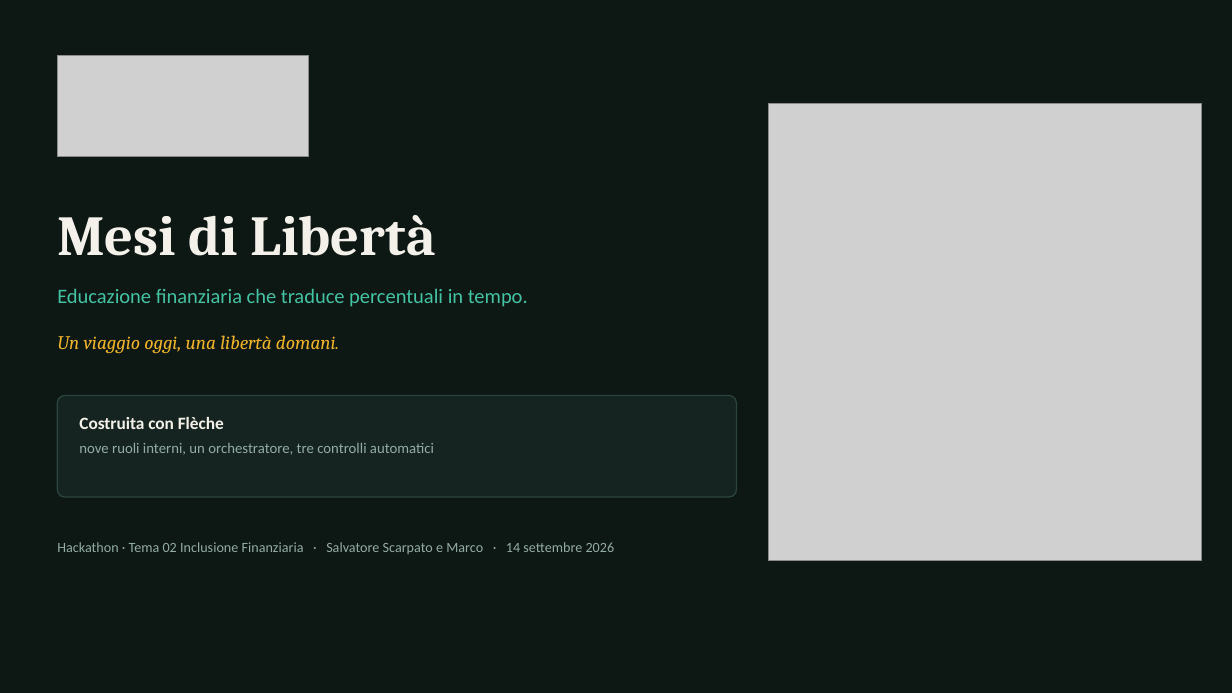
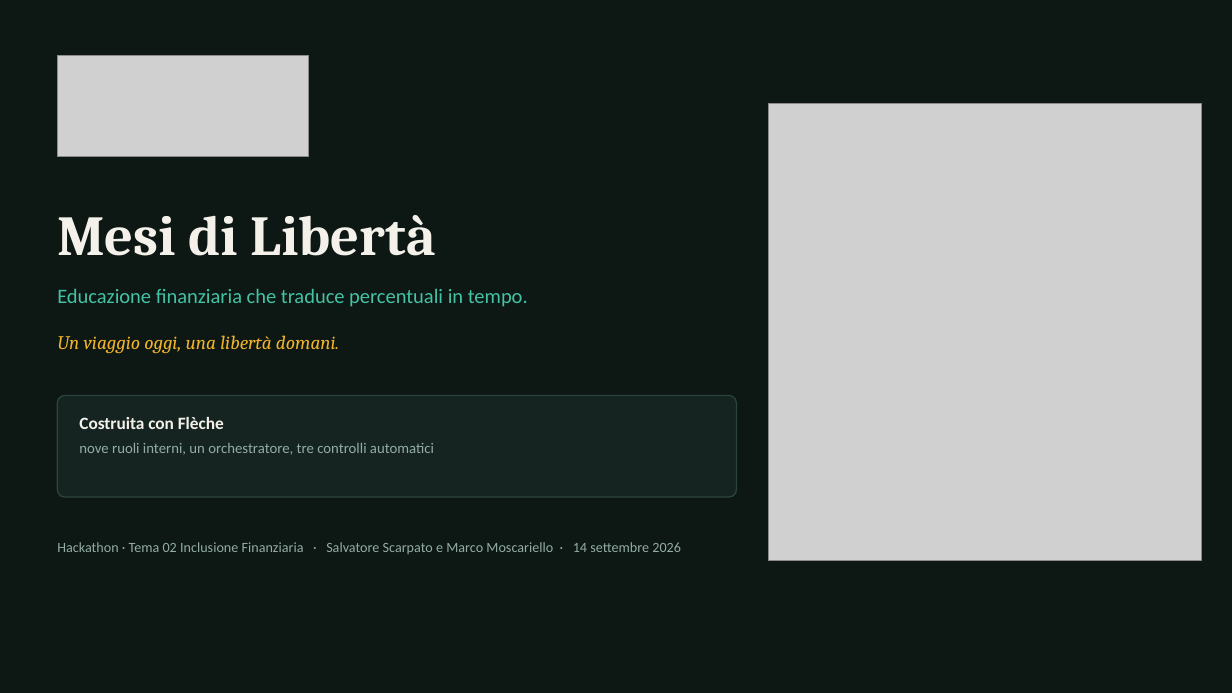
Before and after one commit to Scarpato-ACN/Isekai, a slide deck: slide 1 of Presentation/Isekai_Fleche_Hackathon.pptx. Drawn at 1232x693 pixels with LibreOffice and Linux fonts; fonts in the diff are those of the drawing; grey boxes stand for pictures. Boxes give left, top, right and bottom in pixels: in the first picture for what was removed or moved away, otherwise in the second. Text is boxed around its words. In the diff, an @@ line names an element or a change of style, - is before the commit and + after.

Commit message:
ppt fix

```diff
--- a/Presentation/Isekai_Fleche_Hackathon.pptx
+++ b/Presentation/Isekai_Fleche_Hackathon.pptx
@@ text at (57, 542, 681, 554): text changed @@
-Hackathon · Tema 02 Inclusione Finanziaria · Salvatore Scarpato e Marco · 14 settembre 2026
+Hackathon · Tema 02 Inclusione Finanziaria · Salvatore Scarpato e Marco Moscariello · 14 settembre 2026
```
Also in this commit, not shown: 1 other slide changed, 4 slides removed.
